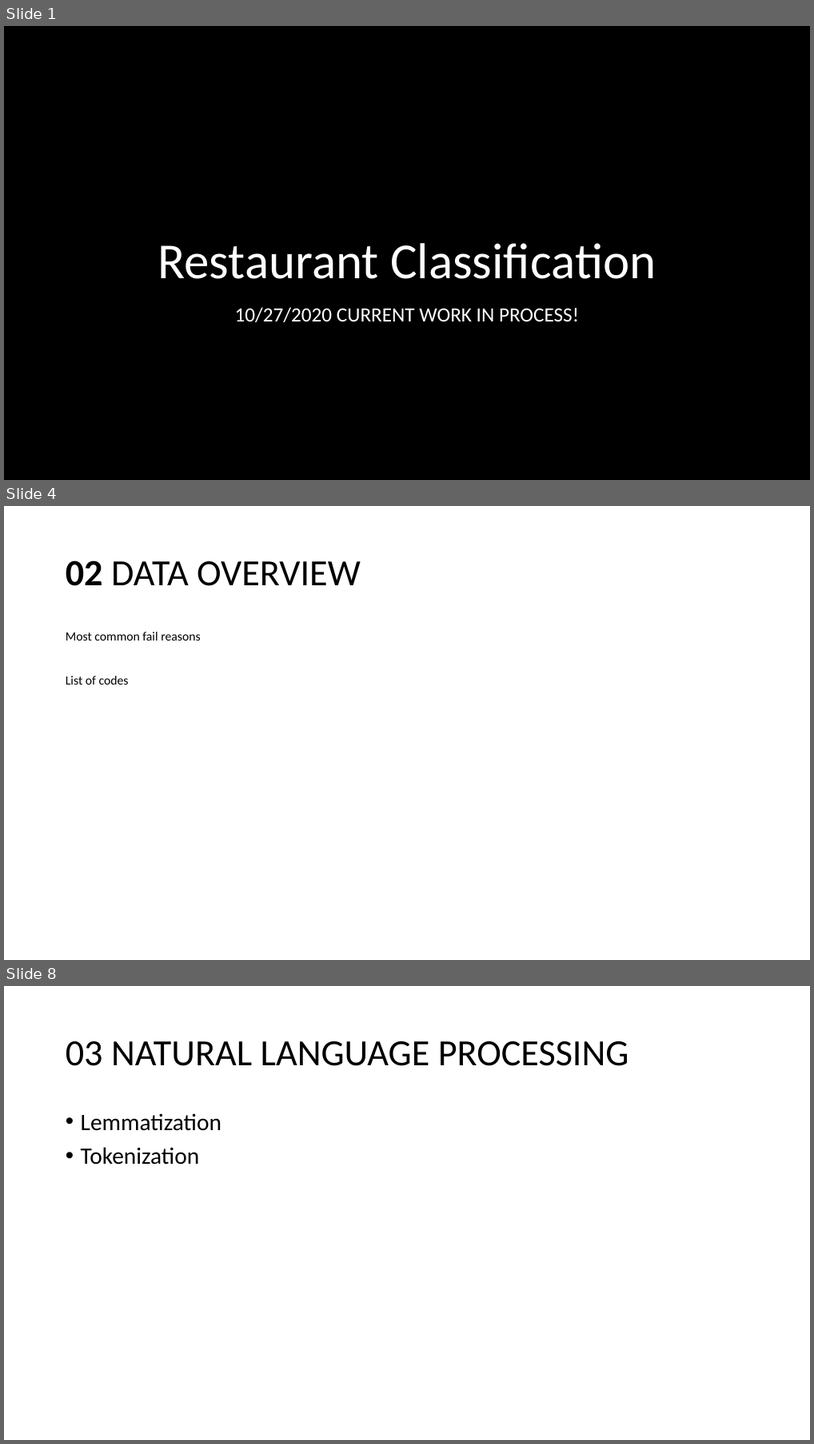
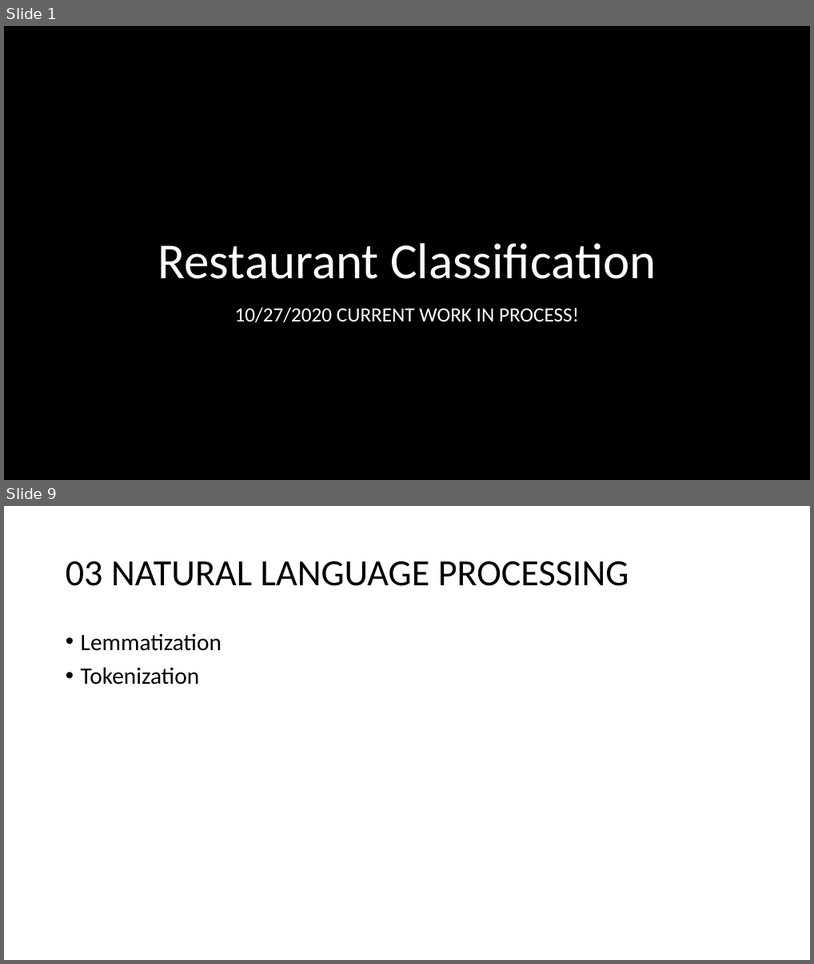
Before and after one commit to sstarkjr/NLP-food-safety-classification, a slide deck: Presentation.pptx. Shown one above the other, each under a label of ours: slides 1, 4 and 8 before the commit, slides 1 and 9 after it; the slides between them are not shown. The pictures are 814x1444 and 814x964 pixels, drawn with LibreOffice and Linux fonts; fonts in the diff are those of the drawing; background and template pictures are left out. Boxes give left, top, right and bottom in pixels: in the first picture for what was removed or moved away, otherwise in the second. Text is boxed around its words. In the diff, an @@ line names an element or a change of style, - is before the commit and + after.

```diff
--- a/Presentation.pptx
+++ b/Presentation.pptx
@@ slide 4 removed at <box>4,506,810,960</box>, background #FFFFFF @@
@@ title removed at <box>66,560,361,586</box> @@
-02 DATA OVERVIEW
@@ text removed at <box>66,632,201,684</box> @@
-Most common fail reasons
-List of codes
@@ what was slide 8 is now slide 9 @@
```
Also in this commit, not shown: 6 slides changed, 2 slides added, 2 other slides removed, 3 other files.
